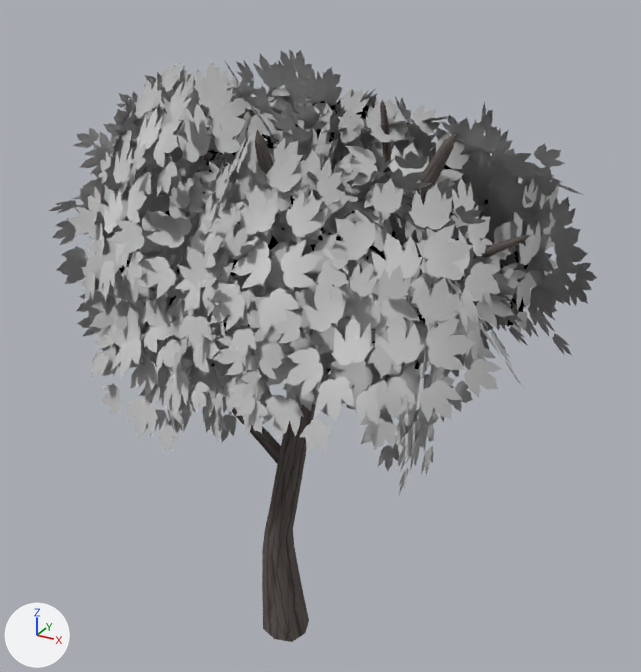
Two versions of the glTF model public/models/qtrees/MapleTree_4.glb, one commit apart.
Both versions are drawn from a 50 mm camera at (2.32, -3.77, 3.94) aimed at (0.17, 0.14, 1.98). Lighting does not change. The marker at lower left points along +X, +Y and +Z. The first picture is the older version. Where no turn or scale is listed for an object, it has been applied to the vertices.

Names of what the first picture shows: 'MapleTree_4'.
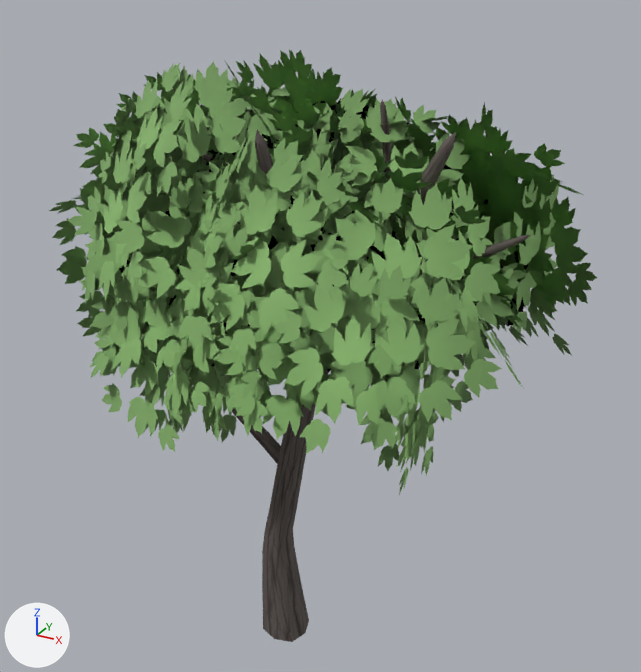
What changed in the scene script:
```text
Change mat_mapletree_leaves:
    add n5 = _N.new('ShaderNodeMix'); n5.name = 'Mix'
    add n5.data_type = 'RGBA'
    add n5.blend_type = 'MULTIPLY'
    add n5.inputs[0].default_value = 1.0  # 'Factor'
    add n5.inputs[7].default_value = (0.42, 0.78, 0.26, 1.0)  # 'B', green #ade58b
    where n4 = _N.new('ShaderNodeTexImage'); n4.name = 'Image Texture'
    where n0 = _N.new('ShaderNodeBsdfPrincipled'); n0.name = 'Principled BSDF'
    remove _L.new(n4.outputs[0], n0.inputs[0])  # 'Color' to 'Base Color'
    add _L.new(n5.outputs[2], n0.inputs[0])  # 'Result' to 'Base Color'
    add _L.new(n4.outputs[0], n5.inputs[6])  # 'Color' to 'A'
```

Location of each change, (x1, y1, x2, y2) in pixels of the pictures (641 x 672 px):
'MapleTree_4', recoloured (grey to green)
    both: (49, 50, 597, 494)
